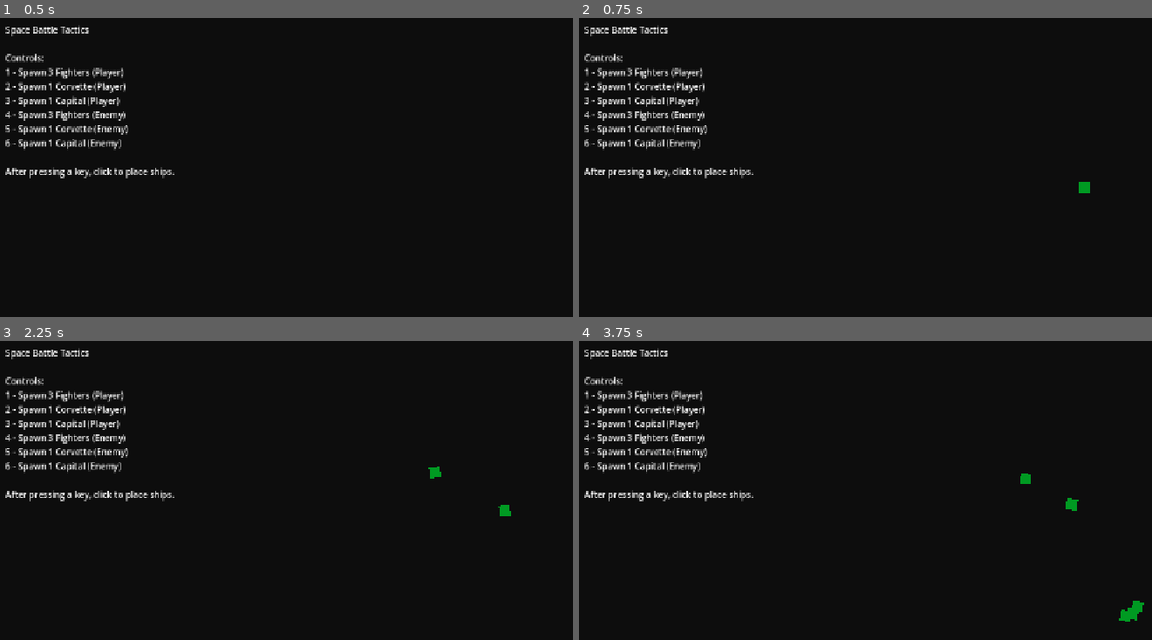
Above: before the commit, frames 1-4 (two rows, left to right).
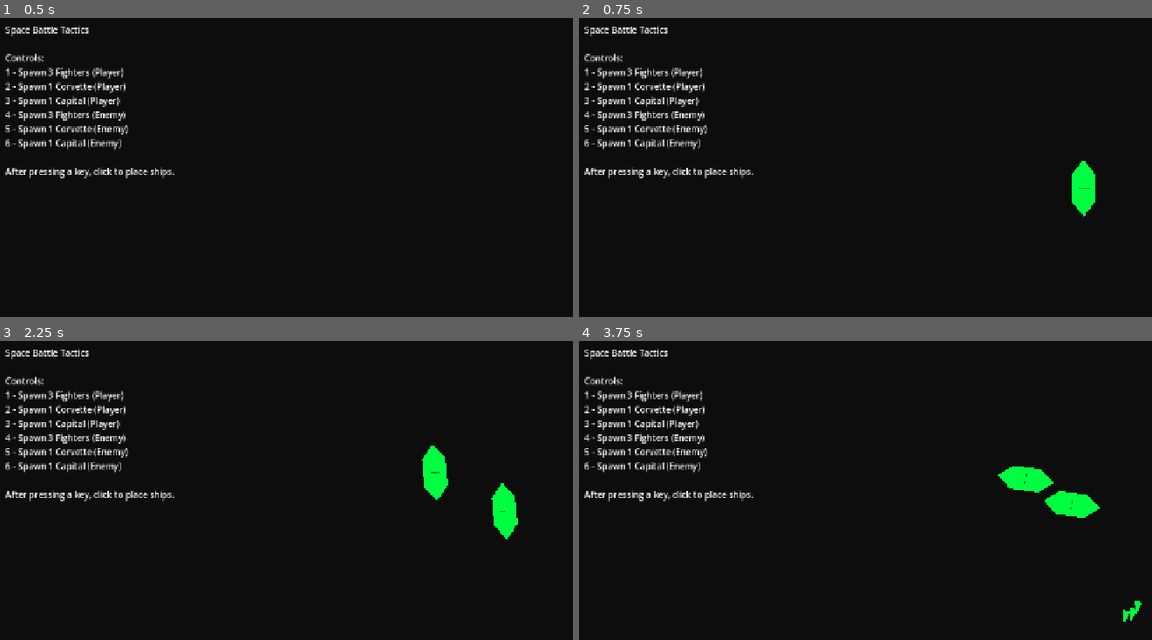
Above: after the commit, the same moments.

Repository: jaypeeZero/hal-we-play-a-game
Game: Godot game, scene res://scenes/space_battle.tscn
Same seed, same stepped clock (60 frames per second), same inputs: the game is played once before the commit and once after it.
Inputs (mouse positions are in pixels of both pictures, inside the frame that each line leads up to):
- Up to frame 1 (0.5 s): no input
- Up to frame 2 (0.75 s): tap Enter at 0.5 s; move the mouse to (1083, 194) at 0.52 s; hold 3 (spawn_capital) from 0.53 s (still down); click (1083, 194) at 0.67 s
- Up to frame 3 (2.25 s): release 3 (spawn_capital) at 1.25 s; tap Space at 1.25 s; drag from (212, 556) to (504, 511) at 1.27 s; tap Enter at 2 s; move the mouse to (418, 451) at 2.02 s; hold 6 (spawn_enemy_capital) from 2.03 s (still down); click (418, 451) at 2.17 s
- Up to frame 4 (3.75 s): release 6 (spawn_enemy_capital) at 2.75 s; drag from (894, 616) to (1014, 472) at 2.77 s; move the mouse to (1134, 595) at 3.52 s; hold 4 (spawn_enemy_fighter) from 3.53 s (still down); click (1134, 595) at 3.67 s

Frame 1 is identical in both runs. In frame 2, 0.6% of the frame differs, in the area x 85-91%, y 47-67%; in frame 3, 1.1%; in frame 4, 1.3%, in the area x 73-99%, y 41-94%.

Commit message:
Fix nil reference errors and ship size rendering
Fixes two critical issues:

1. Nil reference errors in game loop:
   - Added null checks before accessing ship/projectile properties
   - Fixed array corruption in _process_weapons by using index-based updates
   - Added nil filtering in movement and collision systems
   - The bug was caused by _ships.find() returning -1 for non-existent ships

2. Ship size rendering:
   - Ships now correctly display at different sizes (fighter/corvette/capital)
   - Added ship_type parameter to ShipEntity.initialize()
   - Updated get_visual_type() to return "ship_fighter", "ship_corvette", etc.
   - MatrixRenderer now correctly matches ship types and renders appropriate sizes

Diff:
--- a/scripts/space/entities/ship_entity.gd
+++ b/scripts/space/entities/ship_entity.gd
@@ -7,13 +7,15 @@
 
 var entity_id: String = ""
 var team: int = 0
+var ship_type: String = ""
 
 var _area: Area2D
 
 ## Initialize entity with ID and team for collision layers
-func initialize(id: String, ship_team: int, size: float) -> void:
+func initialize(id: String, ship_team: int, size: float, ship_class: String = "") -> void:
 	entity_id = id
 	team = ship_team
+	ship_type = ship_class
 	_setup_collision(size)
 
 	# Register with visual bridge for rendering
@@ -91,7 +93,9 @@
 	return entity_id
 
 func get_visual_type() -> String:
-	return "ship"
+	if ship_type.is_empty():
+		return "ship"
+	return "ship_" + ship_type
 
 ## Clean up
 func _exit_tree() -> void:
--- a/scripts/space/space_battle_game.gd
+++ b/scripts/space/space_battle_game.gd
@@ -115,12 +115,15 @@
 func _process_weapons(delta: float) -> Array:
 	var all_fire_commands = []
 
-	for ship in _ships:
+	for i in range(_ships.size()):
+		var ship = _ships[i]
+		if ship == null:
+			continue
 		if ship.status in ["disabled", "destroyed"]:
 			continue
 
 		var result = WeaponSystem.update_weapons(ship, _ships, delta)
-		_ships[_ships.find(ship)] = result.ship_data  # Update ship with new weapon cooldowns
+		_ships[i] = result.ship_data  # Update ship with new weapon cooldowns
 		all_fire_commands.append_array(result.fire_commands)
 
 	return all_fire_commands
@@ -165,6 +168,8 @@
 	var destroyed_ships = []
 
 	for ship in _ships:
+		if ship == null:
+			continue
 		if DamageResolver.is_ship_destroyed(ship):
 			destroyed_ships.append(ship)
 
@@ -199,6 +204,8 @@
 func _sync_all_entities() -> void:
 	# Sync ships
 	for ship in _ships:
+		if ship == null:
+			continue
 		if _ship_entities.has(ship.ship_id):
 			var entity = _ship_entities[ship.ship_id]
 			entity.sync_transform(ship)
@@ -206,6 +213,8 @@
 
 	# Sync projectiles
 	for projectile in _projectiles:
+		if projectile == null:
+			continue
 		if _projectile_entities.has(projectile.projectile_id):
 			var entity = _projectile_entities[projectile.projectile_id]
 			entity.sync_transform(projectile)
@@ -275,7 +284,7 @@
 
 	# Create entity
 	var entity = ShipEntity.new()
-	entity.initialize(ship_data.ship_id, team, ship_data.stats.size)
+	entity.initialize(ship_data.ship_id, team, ship_data.stats.size, ship_type)
 	add_child(entity)
 	_ship_entities[ship_data.ship_id] = entity
 
@@ -302,6 +311,8 @@
 	var enemy_ships = 0
 
 	for ship in _ships:
+		if ship == null:
+			continue
 		if ship.status == "destroyed":
 			continue
 
--- a/scripts/space/systems/collision_system.gd
+++ b/scripts/space/systems/collision_system.gd
@@ -14,18 +14,22 @@
 	var hits = []
 	var destroyed_projectile_ids = []
 
+	# Filter out null values
+	var valid_ships = ships.filter(func(s): return s != null)
+	var valid_projectiles = projectiles.filter(func(p): return p != null)
+
 	# Check each projectile against all ships
-	for projectile in projectiles:
-		var hit = find_hit_for_projectile(projectile, ships)
+	for projectile in valid_projectiles:
+		var hit = find_hit_for_projectile(projectile, valid_ships)
 		if not hit.is_empty():
 			hits.append(hit)
 			destroyed_projectile_ids.append(projectile.projectile_id)
 
 	# Apply damage to ships
-	var updated_ships = apply_hits_to_ships(ships, hits)
+	var updated_ships = apply_hits_to_ships(valid_ships, hits)
 
 	# Remove destroyed projectiles
-	var remaining_projectiles = projectiles.filter(
+	var remaining_projectiles = valid_projectiles.filter(
 		func(p): return not destroyed_projectile_ids.has(p.projectile_id)
 	)
 
@@ -42,6 +46,8 @@
 ## Find if projectile hits any ship
 static func find_hit_for_projectile(projectile: Dictionary, ships: Array) -> Dictionary:
 	for ship in ships:
+		if ship == null:
+			continue
 		if can_projectile_hit_ship(projectile, ship):
 			if is_projectile_colliding_with_ship(projectile, ship):
 				return create_hit(projectile, ship)
--- a/scripts/space/systems/movement_system.gd
+++ b/scripts/space/systems/movement_system.gd
@@ -22,7 +22,9 @@
 
 ## Update all ships - returns new Array of ship_data
 static func update_all_ships(ships: Array, delta: float) -> Array:
-	return ships.map(func(ship): return update_ship_movement(ship, ships, delta))
+	return ships \
+		.filter(func(ship): return ship != null) \
+		.map(func(ship): return update_ship_movement(ship, ships, delta))
 
 # ============================================================================
 # SHIP STATE PREDICATES
@@ -46,6 +48,7 @@
 
 static func get_enemy_ships(ships: Array, own_team: int) -> Array:
 	return ships \
+		.filter(func(s): return s != null) \
 		.filter(func(s): return s.team != own_team) \
 		.filter(func(s): return s.status != "destroyed")
 
